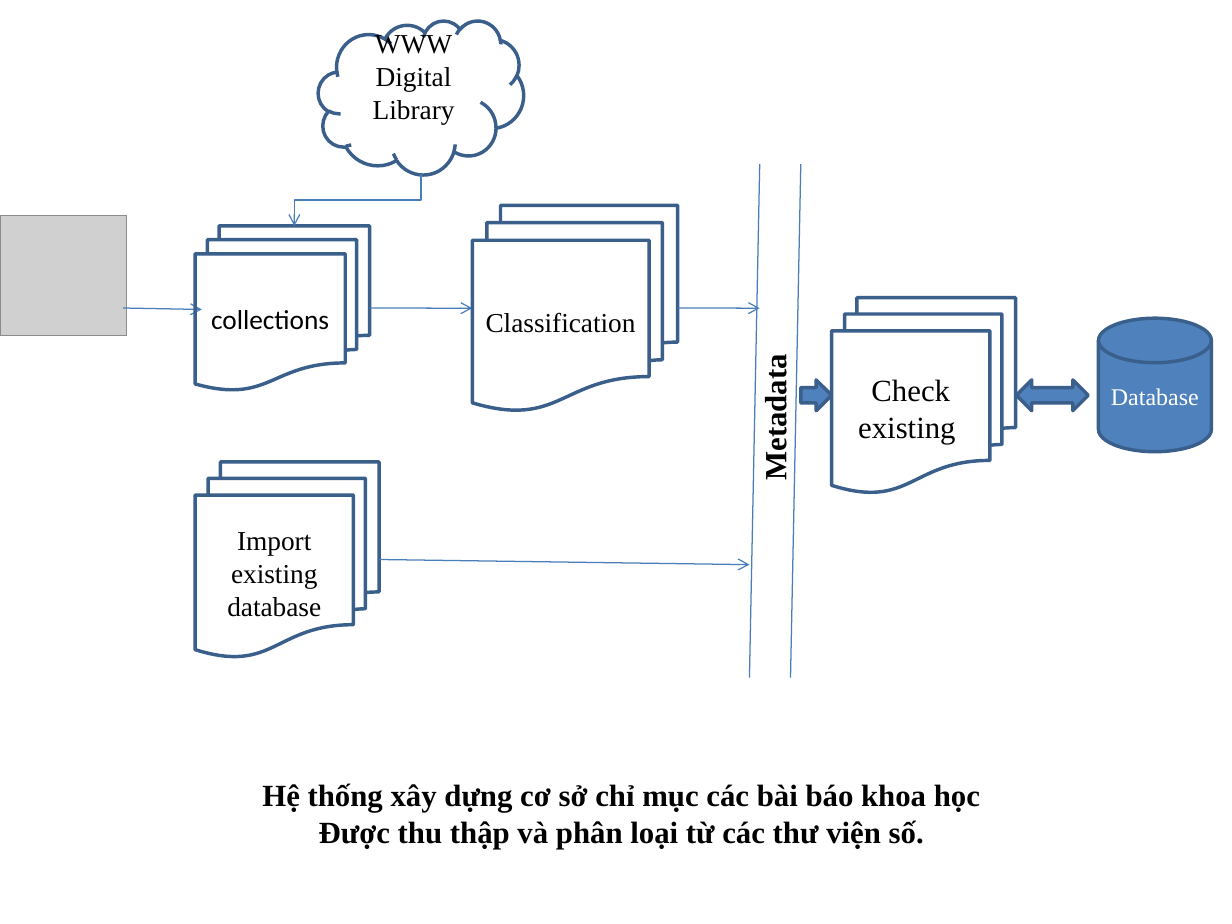
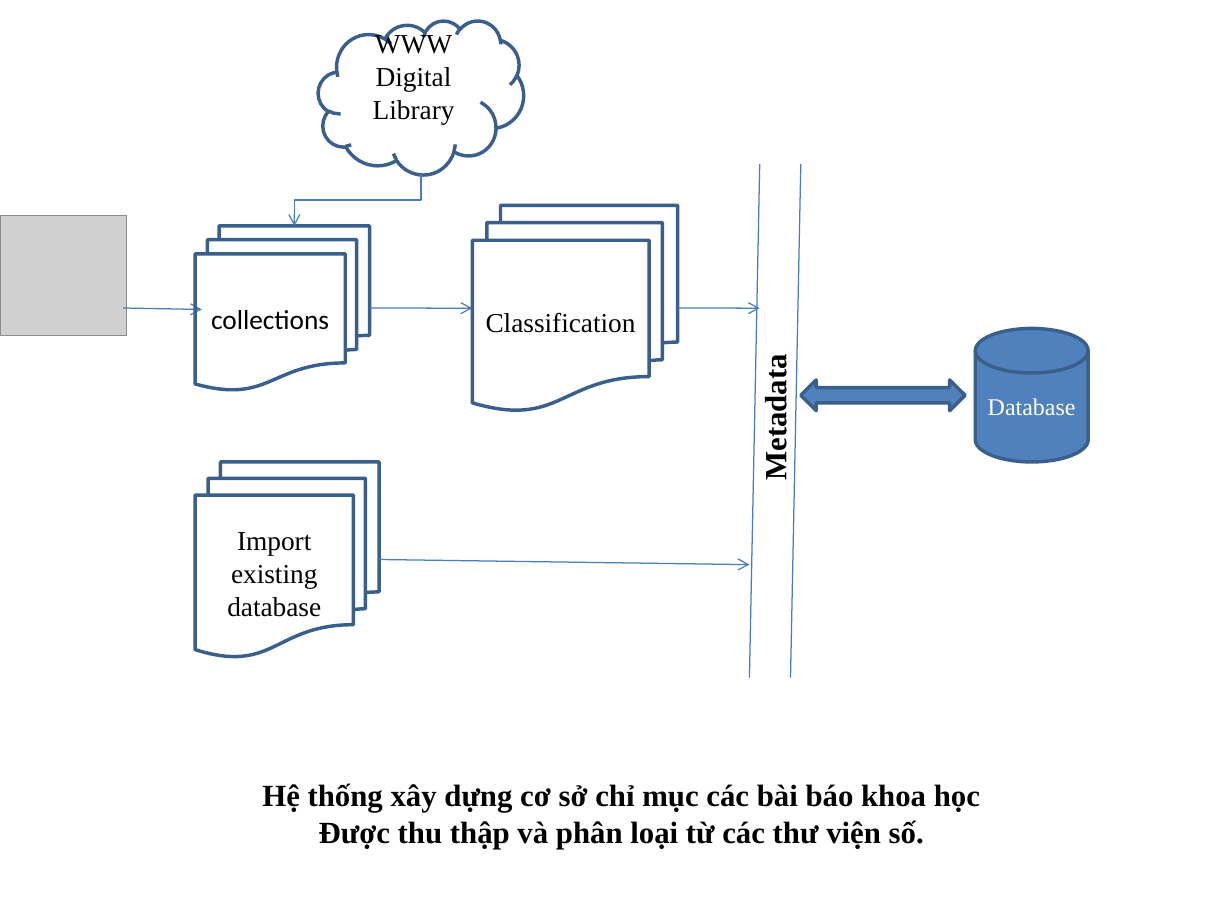
Before and after one commit to tiendv/detaitotnghiep, a slide deck: slide 1 of Outline thesis/De cuong/Kientrucdetai_23_8.pptx. Drawn at 1232x924 pixels with LibreOffice and Linux fonts; fonts in the diff are those of the drawing; grey boxes stand for pictures. Boxes give left, top, right and bottom in pixels: in the first picture for what was removed or moved away, otherwise in the second. Text is boxed around its words. In the diff, an @@ line names an element or a change of style, - is before the commit and + after.

```diff
--- a/Outline thesis/De cuong/Kientrucdetai_23_8.pptx
+++ b/Outline thesis/De cuong/Kientrucdetai_23_8.pptx
@@ flow chart multidocument removed at [832, 298, 1015, 493] @@
-Check existing
@@ cylinder "Database": place and size @@
-cylinder "Database" at [1099, 318, 1212, 451]
+cylinder "Database" at [976, 329, 1089, 462]
@@ left right arrow: place and size @@
-left right arrow at [1016, 379, 1088, 410]
+left right arrow at [801, 379, 965, 410]
@@ right arrow removed at [801, 379, 832, 410] @@
```
Also in this commit, not shown: 1 other slide changed, 1 slide added, 1 slide removed, 1 other file.
